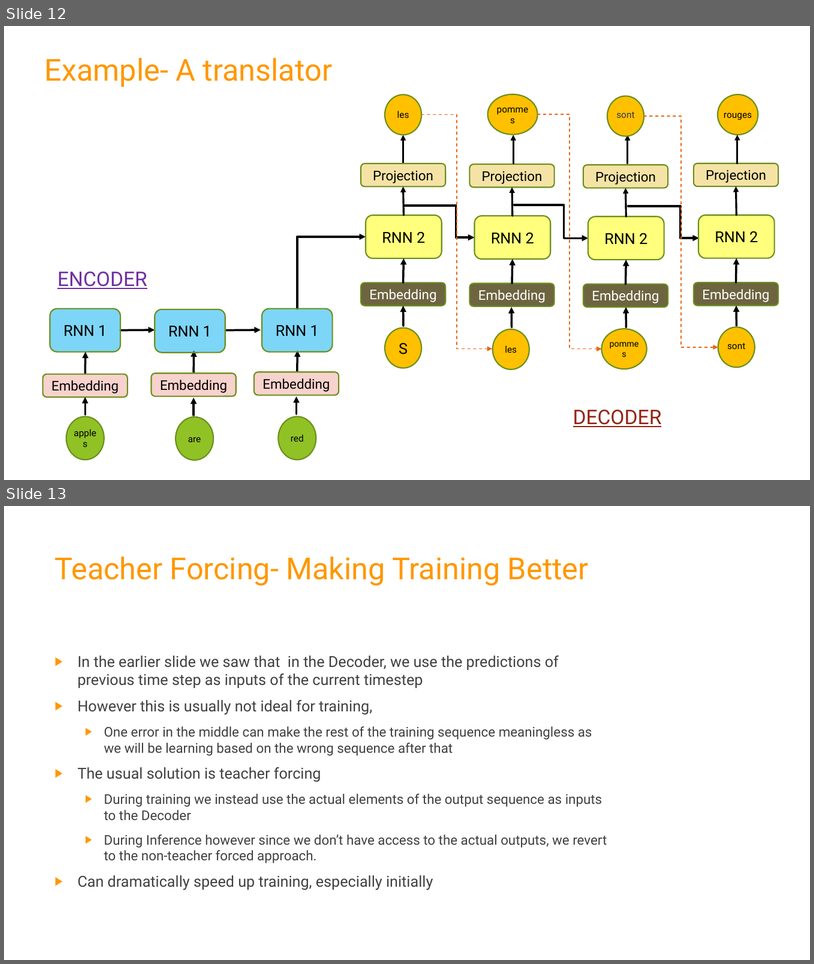
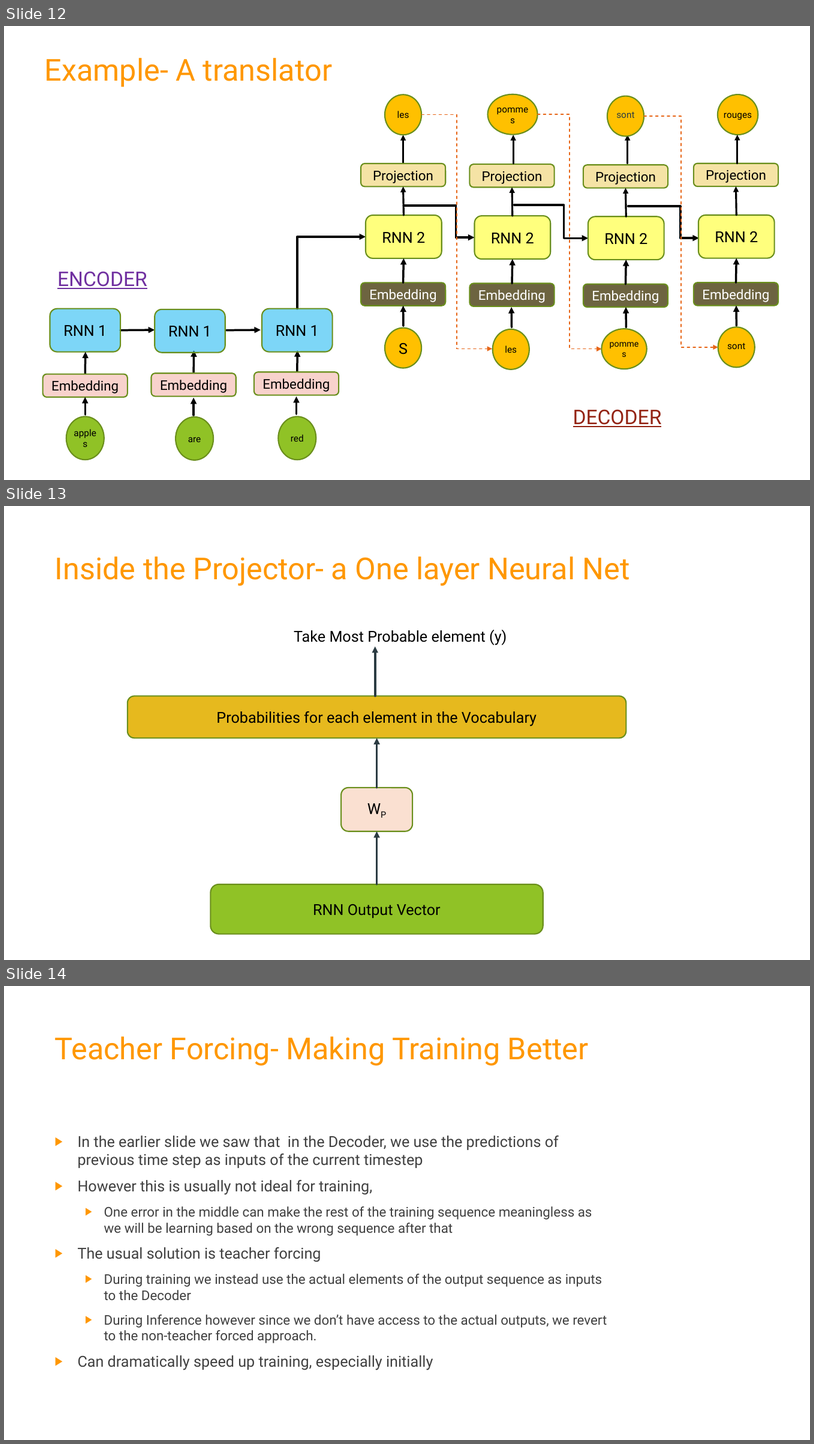
Before and after one commit to bismayan/meetup_seq2seq, a slide deck: Seq2seq_meetup.pptx. Shown one above the other, each under a label of ours: slides 12 and 13 before the commit, slides 12, 13 and 14 after it. The pictures are 814x964 and 814x1444 pixels, drawn with LibreOffice and Linux fonts; fonts in the diff are those of the drawing; background and template pictures are left out. Boxes give left, top, right and bottom in pixels: in the first picture for what was removed or moved away, otherwise in the second. Text is boxed around its words. In the diff, an @@ line names an element or a change of style, - is before the commit and + after.

Commit message:
Updating PPT

```diff
--- a/Seq2seq_meetup.pptx
+++ b/Seq2seq_meetup.pptx
@@ slide 13 added at <box>4,506,810,960</box>, background picture (left out) @@
@@ title added at <box>55,556,630,586</box>, 36 pt, text #FF9700 @@
+Inside the Projector- a One layer Neural Net
@@ group added at <box>128,630,626,934</box>: 3 rounded rectangles, 3 arrows, 1 text @@
+RNN Output Vector
+Probabilities for each element in the Vocabulary
+WP
+Take Most Probable element (y)
@@ what was slide 13 is now slide 14 @@
```
